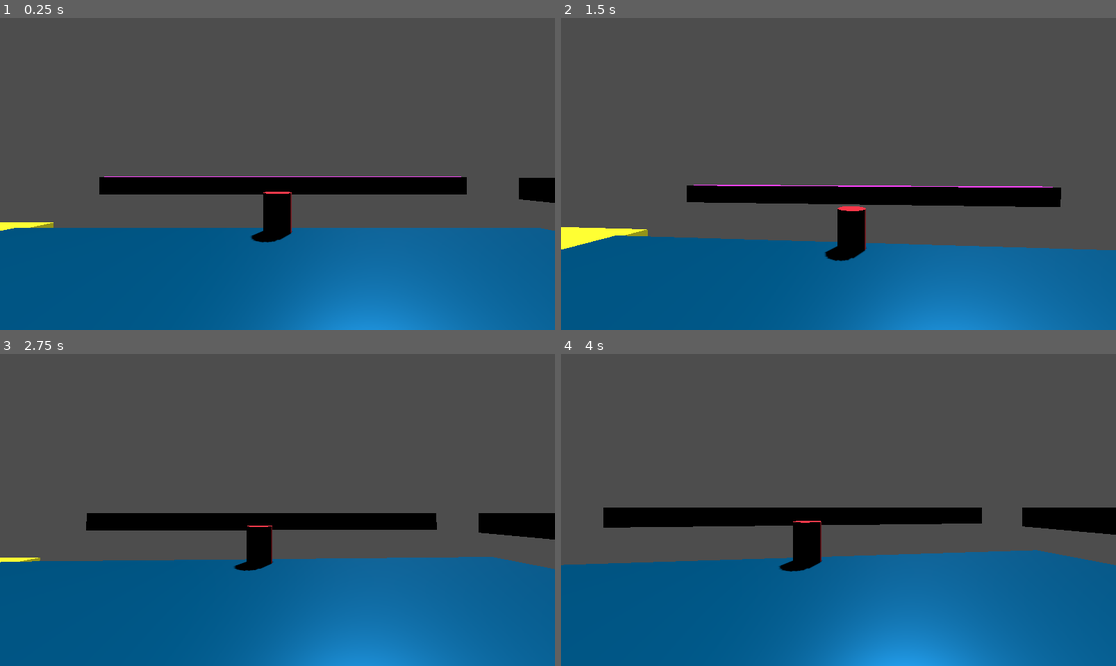
Above: before the commit, frames 1-4 (two rows, left to right).
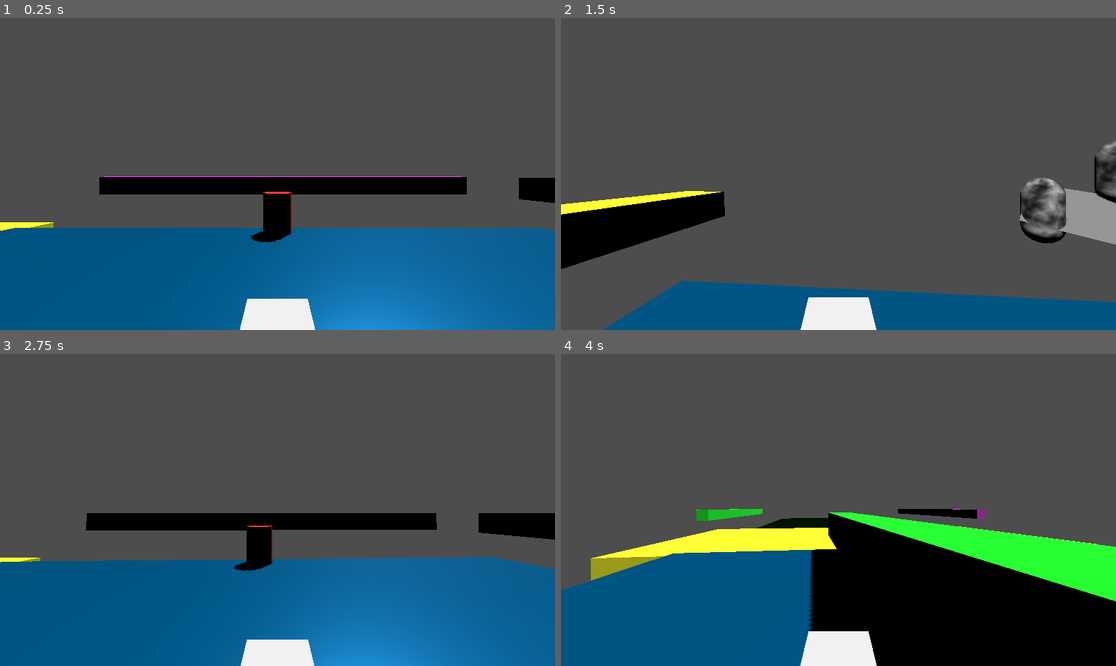
Above: after the commit, the same moments.

Repository: Charlie-Quin/Portals-
Game: Godot game, scene res://scenes/world.tscn
Same seed, same stepped clock (60 frames per second), same inputs: the game is played once before the commit and once after it.
Inputs (mouse positions are in pixels of both pictures, inside the frame that each line leads up to):
- Up to frame 1 (0.25 s): no input
- Up to frame 2 (1.5 s): tap Enter (ui_accept) at 0.5 s; move the mouse to (866, 174) at 0.52 s; tap A (a) at 0.6 s; tap Space (jump) at 0.77 s; tap D (d) at 0.8, 1.35 s; move the mouse to (810, 174) at 1.27 s
- Up to frame 3 (2.75 s): tap Space (jump) at 1.52 s; tap S (s) at 1.55, 2.1 s; move the mouse to (288, 503) at 2.02 s; tap Enter (ui_accept) at 2.3 s
- Up to frame 4 (4 s): move the mouse to (832, 516) at 2.77 s; tap Enter (ui_accept) at 2.85 s; tap Space (jump) at 3.02, 3.77 s; tap W (w) at 3.05, 3.6 s; move the mouse to (877, 513) at 3.52 s; tap A (a) at 3.8 s

The runs differ from the first frame. In frame 1, 1.2% of the frame differs, in the area x 43-57%, y 89-100%; in frame 2, 33%, in the area x 0-100%, y 39-100%; in frame 3, 1.0%; in frame 4, 32%.

Commit message:
made clipping more or less work

Diff:
--- a/scenes/player.tscn
+++ b/scenes/player.tscn
@@ -1,8 +1,22 @@
-[gd_scene load_steps=8 format=3 uid="uid://b7gkcloxvcyqv"]
+[gd_scene load_steps=14 format=3 uid="uid://b7gkcloxvcyqv"]
 
 [ext_resource type="Script" path="res://scripts/player.gd" id="1_l14o8"]
+[ext_resource type="Shader" path="res://shaders/cutoff.gdshader" id="2_02smc"]
+[ext_resource type="Script" path="res://scripts/cuttableMesh.gd" id="3_2a84f"]
 
 [sub_resource type="CapsuleShape3D" id="CapsuleShape3D_js4xe"]
+
+[sub_resource type="ShaderMaterial" id="ShaderMaterial_qng0c"]
+render_priority = 0
+shader = ExtResource("2_02smc")
+shader_parameter/cutplane = null
+
+[sub_resource type="CapsuleMesh" id="CapsuleMesh_u5wyk"]
+
+[sub_resource type="ShaderMaterial" id="ShaderMaterial_uu15h"]
+render_priority = 0
+shader = ExtResource("2_02smc")
+shader_parameter/cutplane = null
 
 [sub_resource type="StandardMaterial3D" id="StandardMaterial3D_lvvqp"]
 albedo_color = Color(1, 0.054902, 0.0705882, 1)
@@ -10,7 +24,15 @@
 [sub_resource type="BoxMesh" id="BoxMesh_uwlmj"]
 material = SubResource("StandardMaterial3D_lvvqp")
 
-[sub_resource type="CapsuleMesh" id="CapsuleMesh_u5wyk"]
+[sub_resource type="ShaderMaterial" id="ShaderMaterial_083qf"]
+render_priority = 0
+shader = ExtResource("2_02smc")
+shader_parameter/cutplane = null
+
+[sub_resource type="ShaderMaterial" id="ShaderMaterial_khd3q"]
+render_priority = 0
+shader = ExtResource("2_02smc")
+shader_parameter/cutplane = null
 
 [sub_resource type="StandardMaterial3D" id="StandardMaterial3D_cccij"]
 albedo_color = Color(1, 0.160784, 0.235294, 1)
@@ -25,13 +47,27 @@
 [node name="CollisionShape3D" type="CollisionShape3D" parent="."]
 shape = SubResource("CapsuleShape3D_js4xe")
 
+[node name="realMesh" type="MeshInstance3D" parent="."]
+material_override = SubResource("ShaderMaterial_qng0c")
+mesh = SubResource("CapsuleMesh_u5wyk")
+script = ExtResource("3_2a84f")
+
+[node name="forwardCube" type="MeshInstance3D" parent="realMesh"]
+transform = Transform3D(0.350767, 0, 0, 0, 0.314129, 0, 0, 0, 1, 0, 0, -0.679836)
+material_override = SubResource("ShaderMaterial_uu15h")
+mesh = SubResource("BoxMesh_uwlmj")
+script = ExtResource("3_2a84f")
+
 [node name="dummyMesh" type="MeshInstance3D" parent="."]
+material_override = SubResource("ShaderMaterial_083qf")
+mesh = SubResource("CapsuleMesh_u5wyk")
+script = ExtResource("3_2a84f")
+
+[node name="forwardCube" type="MeshInstance3D" parent="dummyMesh"]
 transform = Transform3D(0.350767, 0, 0, 0, 0.314129, 0, 0, 0, 1, 0, 0, -0.679836)
+material_override = SubResource("ShaderMaterial_khd3q")
 mesh = SubResource("BoxMesh_uwlmj")
-skeleton = NodePath("../realMesh")
-
-[node name="realMesh" type="MeshInstance3D" parent="."]
-mesh = SubResource("CapsuleMesh_u5wyk")
+script = ExtResource("3_2a84f")
 
 [node name="head" type="Node3D" parent="."]
 transform = Transform3D(1, 0, 0, 0, 1, 0, 0, 0, 1, 0, 0.881398, 0)
--- a/scenes/world.tscn
+++ b/scenes/world.tscn
@@ -1,7 +1,7 @@
 [gd_scene load_steps=18 format=3 uid="uid://c846xrm4uahcx"]
 
 [ext_resource type="Shader" path="res://shaders/cutoff.gdshader" id="1_4j5p8"]
-[ext_resource type="Script" path="res://scripts/capsul.gd" id="2_powcp"]
+[ext_resource type="Script" path="res://scripts/cuttableMesh.gd" id="2_powcp"]
 [ext_resource type="PackedScene" uid="uid://bq1tkyat0bymw" path="res://scenes/portal.tscn" id="3_td0wn"]
 [ext_resource type="PackedScene" uid="uid://b7gkcloxvcyqv" path="res://scenes/player.tscn" id="4_qxofc"]
 
@@ -85,7 +85,7 @@
 color = Color(0.352941, 0.615686, 0.184314, 1)
 
 [node name="portal2" parent="." node_paths=PackedStringArray("targetPortal") instance=ExtResource("3_td0wn")]
-transform = Transform3D(-0.475899, -0.718988, 0.506533, -0.492309, 0.695022, 0.523999, -0.728801, 0, -0.684725, 4.50506, 4.20393, -4.46499)
+transform = Transform3D(-4.37114e-08, 0, 1, 0, 1, 0, -1, 0, -4.37114e-08, 4.505, 0, -1.38072)
 targetPortal = NodePath("../portal1")
 
 [node name="CSGBox3D" type="CSGBox3D" parent="."]
--- a/scripts/capsul.gd
+++ /dev/null
@@ -1,17 +0,0 @@
-@tool
-extends MeshInstance3D
-
-@onready var mi_cutplane:MeshInstance3D = get_node("%cutPlane")
-
-# Called when the node enters the scene tree for the first time.
-func _ready():
-	pass # Replace with function body.
-
-
-# Called every frame. 'delta' is the elapsed time since the previous frame.
-func _process(delta):
-	if (mi_cutplane):
-		material_override.set_shader_parameter("cutplane",mi_cutplane.global_transform);
-	else:
-		mi_cutplane= get_node("%cutPlane")
-	pass
--- /dev/null
+++ b/scripts/cuttableMesh.gd
@@ -0,0 +1,22 @@
+@tool
+extends MeshInstance3D
+
+var cutPlane
+
+# Called when the node enters the scene tree for the first time.
+func _ready():
+	pass # Replace with function body.
+
+
+# Called every frame. 'delta' is the elapsed time since the previous frame.
+func _process(delta):
+	if (cutPlane):
+		material_override.set_shader_parameter("cutplane",cutPlane.global_transform);
+
+		for child in get_children():
+			if child.has_method("setCutPlane"):
+				child.setCutPlane(cutPlane)
+
+
+func setCutPlane(newCutPlane):
+	cutPlane = newCutPlane
--- a/scripts/player.gd
+++ b/scripts/player.gd
@@ -38,27 +38,27 @@
 	velocity.x = lerp(velocity.x,targetVel.x,ACCEL * delta)
 	velocity.z = lerp(velocity.z,targetVel.z,ACCEL * delta)
 
-	handlePortals()
+
 
 	move_and_slide()
 
 	rotateToUp(delta)
 
+	handlePortals()
+
 
 func rotateToUp(delta):
 
-
-
-	var difference = rotation.angle_to(Vector3.UP)
+	var difference = basis.y .angle_to(Vector3.UP)
 	print(difference)
 
-	if difference < 0.01:
+	if difference < deg_to_rad(2):
 		return
 
-	var p = -0.08
-	rotate(Vector3.UP.cross(global_transform.basis.y.normalized()).normalized(),difference * p)
+	var axis = (Vector3.UP.cross(global_transform.basis.y.normalized())).normalized()
 
-
+	var p = -0.04
+	rotate(axis,difference * p)
 
 
 
@@ -73,8 +73,9 @@
 		return
 
 	dummyMesh.global_transform = currentPortal.getSwappedPosition(global_transform)
+	dummyMesh.cutPlane = currentPortal.targetPortal.cutPlane
 
-
+	realMesh.cutPlane = currentPortal.cutPlane
 
 
 func swapToNewPosition():
--- a/scripts/portal.gd
+++ b/scripts/portal.gd
@@ -10,6 +10,8 @@
 var player : CharacterBody3D
 
 @export var color = Color.RED
+
+@onready var cutPlane = $sprite/portalMesh
 
 #@onready var viewport = $SubViewport
 #@onready var materialOverride = $sprite/Sprite3D.material_override
@@ -46,7 +48,7 @@
 	var player_LocalToSelf = global_transform.affine_inverse() * player.global_transform
 	var global_playerLocalToOtherPortal = targetPortal.global_transform.rotated_local(Vector3.UP,PI) * player_LocalToSelf
 
-	if is_behind(player.global_transform) and global_position.distance_to(player.global_position) < 1.5:# and name == "portal1":
+	if Input.is_action_just_pressed("ui_accept") and name == "portal1": #is_behind(player.global_transform) and global_position.distance_to(player.global_position) < 1.5:# and name == "portal1":
 
 
 		var playerBasis = player.global_transform.basis
Not shown, added: scenes/pla46A5.tmp
